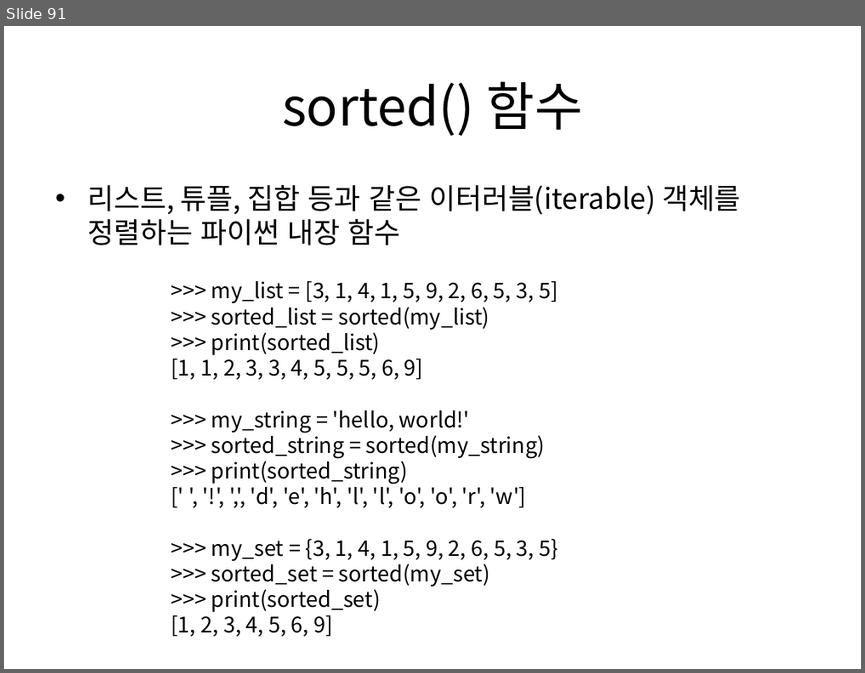
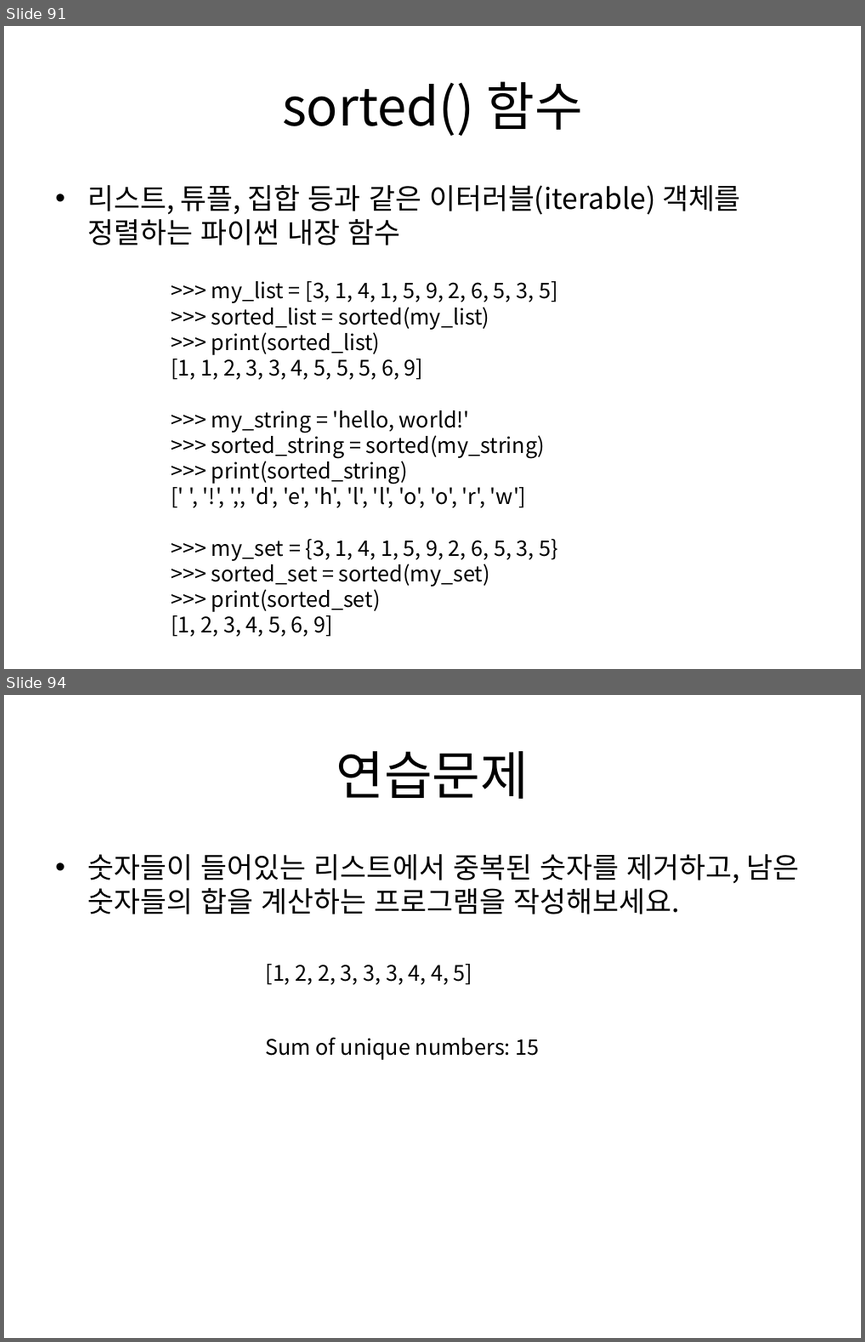
Before and after one commit to Dnadit/Python, a slide deck: 강의자료/파이썬 3.pptx. Shown one above the other, each under a label of ours: slide 91 before the commit, slides 91 and 94 after it; the slides between them are not shown. The pictures are 865x673 and 865x1342 pixels, drawn with LibreOffice and Linux fonts; fonts in the diff are those of the drawing. Boxes give left, top, right and bottom in pixels: in the first picture for what was removed or moved away, otherwise in the second. Text is boxed around its words. In the diff, an @@ line names an element or a change of style, - is before the commit and + after.

```diff
--- a/강의자료/파이썬 3.pptx
+++ b/강의자료/파이썬 3.pptx
@@ slide 94 added at [4, 695, 861, 1338], background #FFFFFF @@
@@ title added at [336, 751, 529, 799], 44 pt, text #000000 @@
+연습문제
@@ text added at [87, 854, 799, 914], 24 pt, text #000000 @@
+• 숫자들이 들어있는 리스트에서 중복된 숫자를 제거하고, 남은 숫자들의 합을 계산하는 프로그램을 작성해보세요.
@@ text added at [266, 964, 472, 985], 18 pt, text #000000 @@
+[1, 2, 2, 3, 3, 3, 4, 4, 5]
@@ text added at [265, 1037, 539, 1060], 18 pt, text #000000 @@
+Sum of unique numbers: 15
```
Also in this commit, not shown: 2 slides changed, 4 other slides added, 7 other files.
